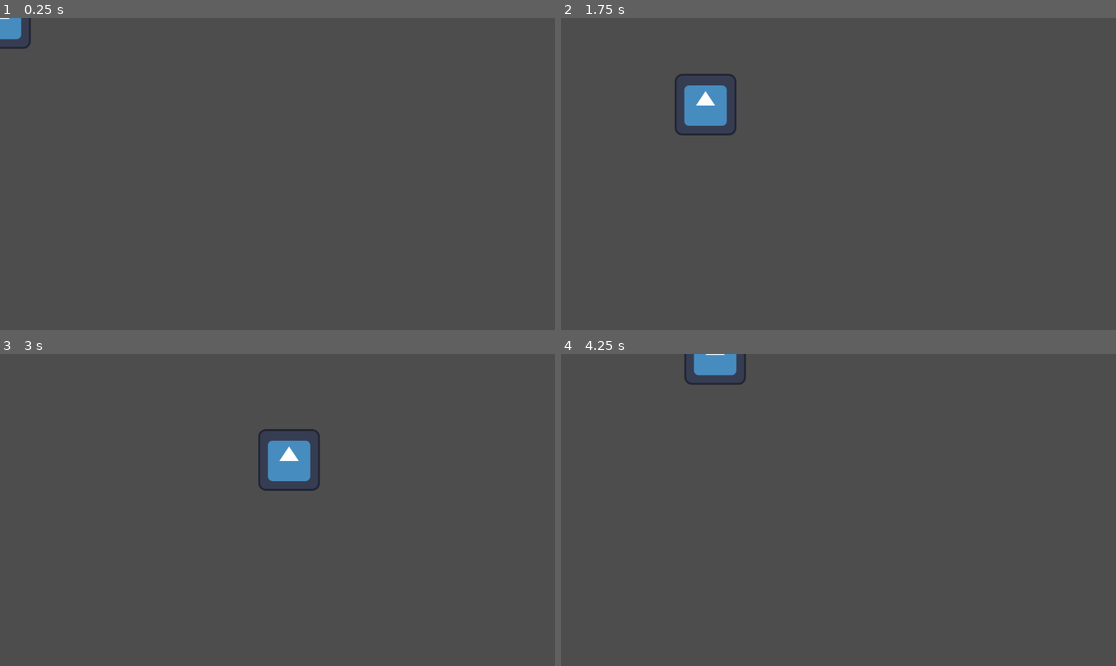
Above: before the commit, frames 1-4 (two rows, left to right).
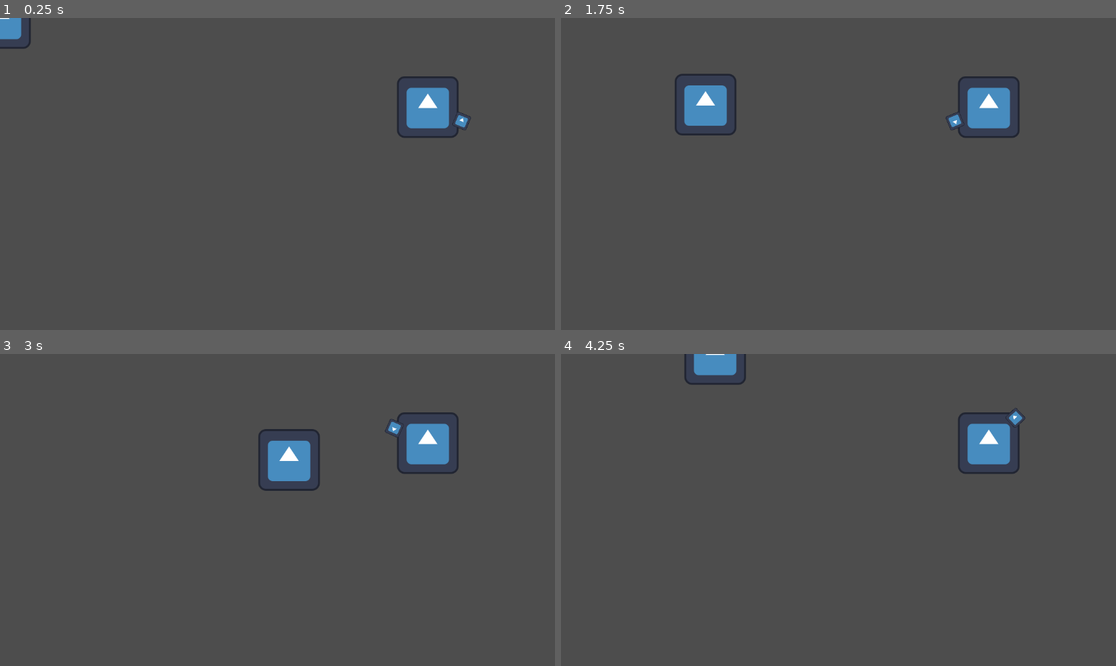
Above: after the commit, the same moments.

Repository: c-dez/get-parried
Game: Godot game, scene res://world1.tscn
Same seed, same stepped clock (60 frames per second), same inputs: the game is played once before the commit and once after it. The engine's default icon, where the game draws it, is replaced by a stand-in: a white triangle on a blue panel in a dark square.
Inputs (mouse positions are in pixels of both pictures, inside the frame that each line leads up to):
- Up to frame 1 (0.25 s): no input
- Up to frame 2 (1.75 s): move the mouse to (960, 158) at 0.52 s; hold D (right) 0.53-1.28 s; click (960, 158) at 0.6 s; move the mouse to (727, 189) at 1.27 s; hold S (down) from 1.28 s (still down); click (727, 189) at 1.35 s
- Up to frame 3 (3 s): move the mouse to (333, 441) at 2.02 s; release S (down) at 2.03 s; hold D (right) 2.03-2.78 s; click (333, 441) at 2.1 s; move the mouse to (249, 572) at 2.77 s; hold W (up) from 2.78 s (still down); click (249, 572) at 2.85 s
- Up to frame 4 (4.25 s): move the mouse to (1005, 556) at 3.52 s; release W (up) at 3.53 s; hold A (left) from 3.53 s (still down); click (1005, 556) at 3.6 s

The runs differ from the first frame. In frame 1, 1.4% of the frame differs, in the area x 71-85%, y 18-39%; in frame 2, 1.4%; in frame 3, 1.4%; in frame 4, 1.4%.

Commit message:
lunes 22

Diff:
--- /dev/null
+++ b/enemies/bullet.tscn
@@ -0,0 +1,11 @@
+[gd_scene load_steps=2 format=3 uid="uid://dcel8rf0jgvvy"]
+
+[sub_resource type="CircleShape2D" id="CircleShape2D_468sr"]
+
+[node name="bullet" type="RigidBody2D"]
+collision_layer = 2
+collision_mask = 2
+gravity_scale = 0.0
+
+[node name="CollisionShape2D" type="CollisionShape2D" parent="."]
+shape = SubResource("CircleShape2D_468sr")
--- a/enemies/enemy_1.tscn
+++ b/enemies/enemy_1.tscn
@@ -1,12 +1,19 @@
-[gd_scene load_steps=3 format=3 uid="uid://kkqyucvu8vvk"]
+[gd_scene load_steps=4 format=3 uid="uid://kkqyucvu8vvk"]
 
 [ext_resource type="Script" path="res://enemies/enemy_1.gd" id="1_y8pfd"]
 
+[sub_resource type="CapsuleShape2D" id="CapsuleShape2D_kd411"]
+
 [sub_resource type="CircleShape2D" id="CircleShape2D_vwut7"]
 
-[node name="enemy1" type="Area2D"]
+[node name="CharacterBody2D" type="CharacterBody2D"]
+
+[node name="CollisionShape2D" type="CollisionShape2D" parent="."]
+shape = SubResource("CapsuleShape2D_kd411")
+
+[node name="enemy1" type="Area2D" parent="."]
 script = ExtResource("1_y8pfd")
 
-[node name="CollisionShape2D" type="CollisionShape2D" parent="."]
+[node name="CollisionShape2D" type="CollisionShape2D" parent="enemy1"]
 scale = Vector2(3.095, 3.095)
 shape = SubResource("CircleShape2D_vwut7")
--- /dev/null
+++ b/enemies/turret.gd
@@ -0,0 +1,15 @@
+extends CharacterBody2D
+
+
+@onready var bullet = preload("res://enemies/enemy_1.tscn")
+@onready var pivot = get_node("pivot")
+@onready var spawn = get_node("pivot/spawn")
+@onready var ray = get_node("pivot/RayCast2D")
+
+var degres =0
+
+func _physics_process(delta: float) -> void:
+	if !ray.is_colliding():
+		degres += 360/4 * delta
+
+	pivot.set_rotation_degrees(degres)
--- /dev/null
+++ b/enemies/turret.tscn
@@ -0,0 +1,28 @@
+[gd_scene load_steps=4 format=3 uid="uid://dk4wy1v82bak4"]
+
+[ext_resource type="Script" path="res://enemies/turret.gd" id="1_odl0s"]
+[ext_resource type="Texture2D" uid="uid://bue5hwswa4r6k" path="res://icon.svg" id="1_qjatd"]
+
+[sub_resource type="RectangleShape2D" id="RectangleShape2D_6uwje"]
+
+[node name="Turret" type="CharacterBody2D"]
+script = ExtResource("1_odl0s")
+
+[node name="CollisionShape2D" type="CollisionShape2D" parent="."]
+scale = Vector2(5.745, 5.745)
+shape = SubResource("RectangleShape2D_6uwje")
+
+[node name="Sprite2D" type="Sprite2D" parent="."]
+texture = ExtResource("1_qjatd")
+
+[node name="pivot" type="Node2D" parent="."]
+
+[node name="spawn" type="Node2D" parent="pivot"]
+position = Vector2(76, 0)
+
+[node name="Sprite2D" type="Sprite2D" parent="pivot/spawn"]
+scale = Vector2(0.245, 0.245)
+texture = ExtResource("1_qjatd")
+
+[node name="RayCast2D" type="RayCast2D" parent="pivot"]
+target_position = Vector2(1000, 0)
--- a/player/attack.gd
+++ b/player/attack.gd
@@ -1,15 +1,23 @@
 extends Node2D
 
-@onready var area = get_node("Area2D")
-@onready var hit_box = get_node("Area2D/Hit_box")
+@onready var area := get_node("Area2D")
+@onready var hit_box := get_node("Area2D/Hit_box")
 var areas_array:Array
 
 func _ready() -> void:
 	hit_box.set_debug_color(Color(1,0,0,0.3))
 
-func _physics_process(delta: float) -> void:
+func _process(_delta: float) -> void:
+	queue_redraw()
+
+func _physics_process(_delta: float) -> void:
 	detect_areas()
 	parry()
+	#area.has_overlapping_bodies()
+
+	if area.has_overlapping_bodies():
+		print("sadas")
+
 
 
 func detect_areas()->Array:
@@ -26,3 +34,4 @@
 	if Input.is_action_just_pressed("mouse1"):
 		for item in areas_array:
 			item.get_parried()
+			print(item.name)
--- a/world1.tscn
+++ b/world1.tscn
@@ -1,18 +1,15 @@
-[gd_scene load_steps=3 format=3 uid="uid://bnnfc0t3it8o0"]
+[gd_scene load_steps=4 format=3 uid="uid://bnnfc0t3it8o0"]
 
 [ext_resource type="PackedScene" uid="uid://cysr30myw0vrp" path="res://player/player.tscn" id="1_53js4"]
-[ext_resource type="PackedScene" uid="uid://kkqyucvu8vvk" path="res://enemies/enemy_1.tscn" id="2_7r83p"]
+[ext_resource type="PackedScene" uid="uid://dk4wy1v82bak4" path="res://enemies/turret.tscn" id="2_qoclw"]
+[ext_resource type="PackedScene" uid="uid://dcel8rf0jgvvy" path="res://enemies/bullet.tscn" id="3_3g8ah"]
 
 [node name="World1" type="Node"]
 
 [node name="Player" parent="." instance=ExtResource("1_53js4")]
 
-[node name="enemy1" parent="." instance=ExtResource("2_7r83p")]
-position = Vector2(335, 139)
-collision_layer = 2
-collision_mask = 2
+[node name="Turret" parent="." instance=ExtResource("2_qoclw")]
+position = Vector2(888, 185)
 
-[node name="enemy2" parent="." instance=ExtResource("2_7r83p")]
-position = Vector2(335, 63)
-collision_layer = 2
-collision_mask = 2
+[node name="bullet" parent="." instance=ExtResource("3_3g8ah")]
+position = Vector2(314, 294)
Binary file added: player/crossHair_circulo.png
Not shown, added: player/crossHair_circulo.png.import
